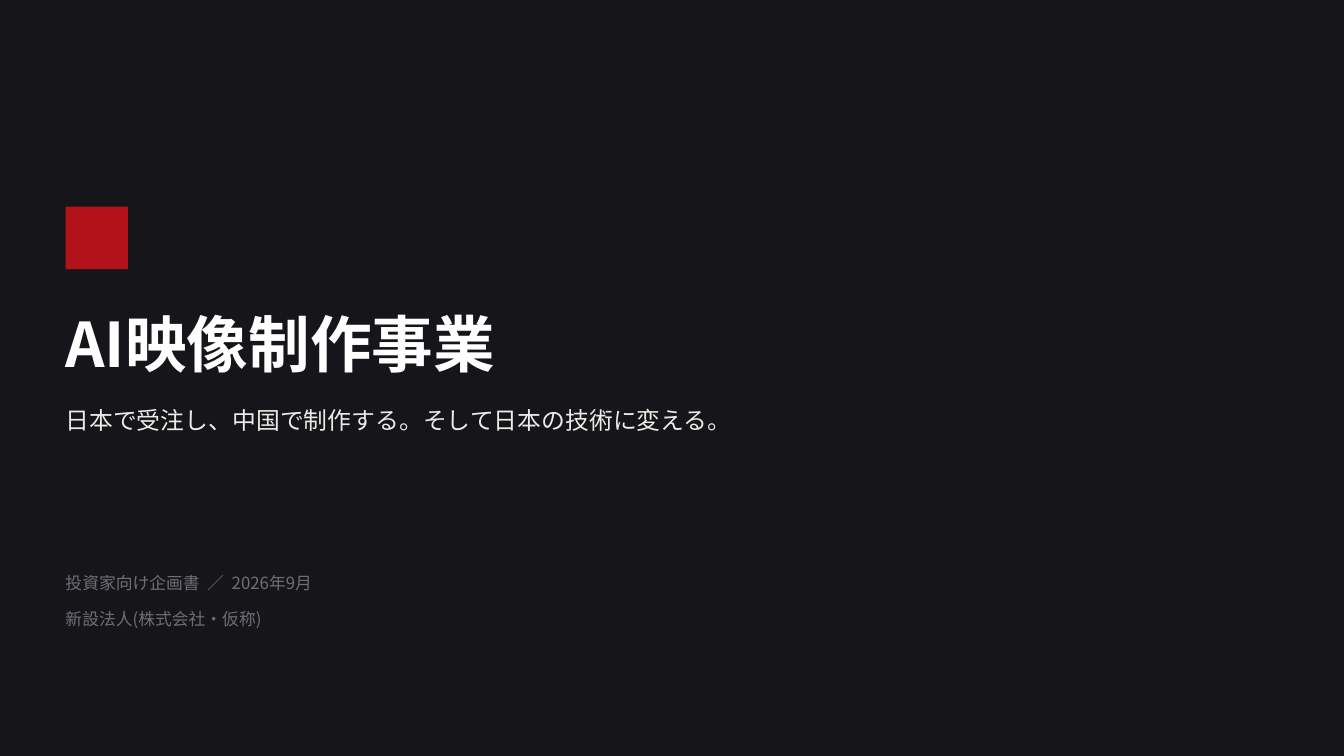
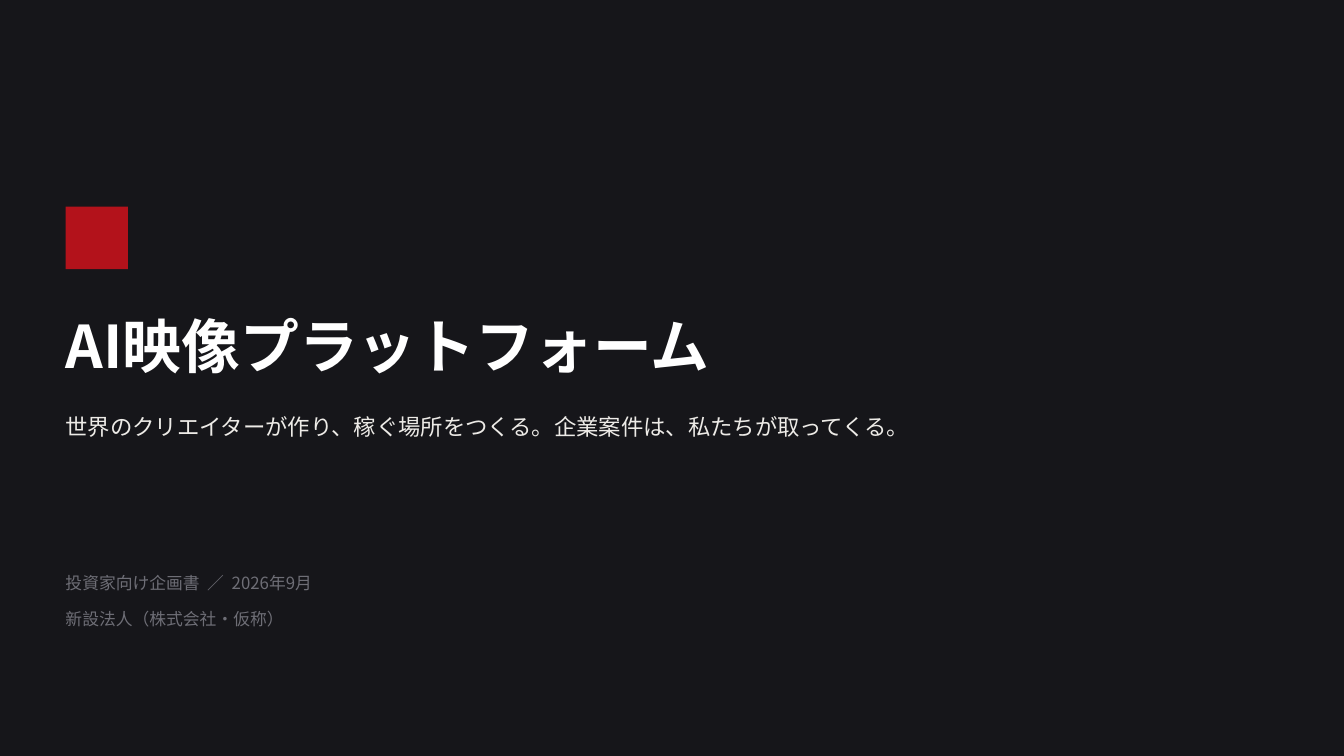
Before and after one commit to bpn333333/test, a slide deck: slide 1 of 投資家向け企画書.pptx. Drawn at 1344x756 pixels with LibreOffice and Linux fonts; fonts in the diff are those of the drawing. Boxes give left, top, right and bottom in pixels: in the first picture for what was removed or moved away, otherwise in the second. Text is boxed around its words. In the diff, an @@ line names an element or a change of style, - is before the commit and + after.

```diff
--- a/投資家向け企画書.pptx
+++ b/投資家向け企画書.pptx
@@ text at (65, 318, 708, 374): text changed; size 44 to 42 pt @@
-AI映像制作事業
+AI映像プラットフォーム
@@ text at (65, 416, 909, 437): text changed; size 17 to 16 pt @@
-日本で受注し、中国で制作する。そして日本の技術に変える。
+世界のクリエイターが作り、稼ぐ場所をつくる。企業案件は、私たちが取ってくる。
@@ text at (65, 611, 283, 626): text changed @@
-新設法人(株式会社・仮称)
+新設法人（株式会社・仮称）
```
Also in this commit, not shown: 9 other slides changed, 10 slides added, 9 slides removed, 20 other files.
